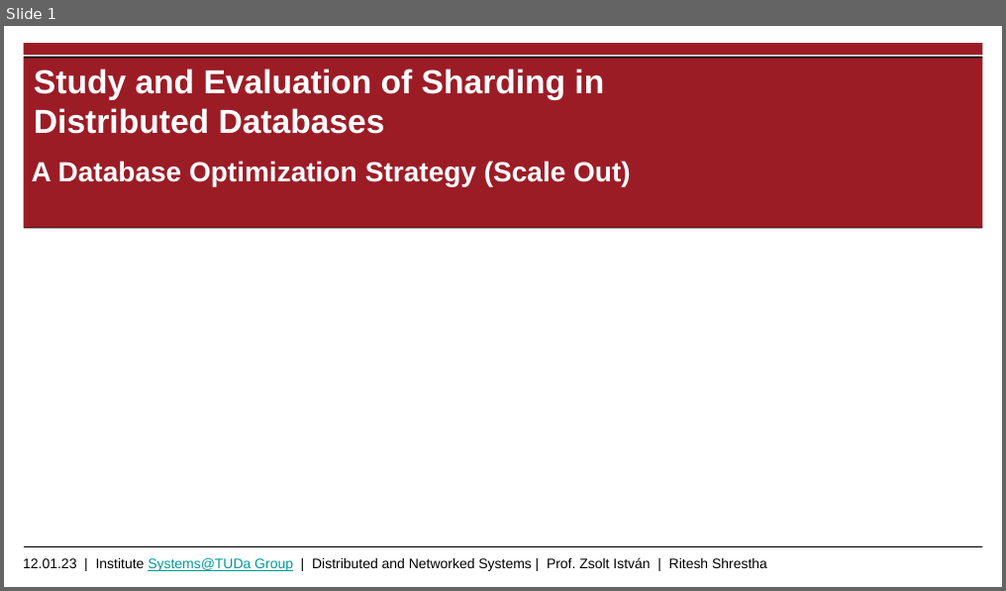
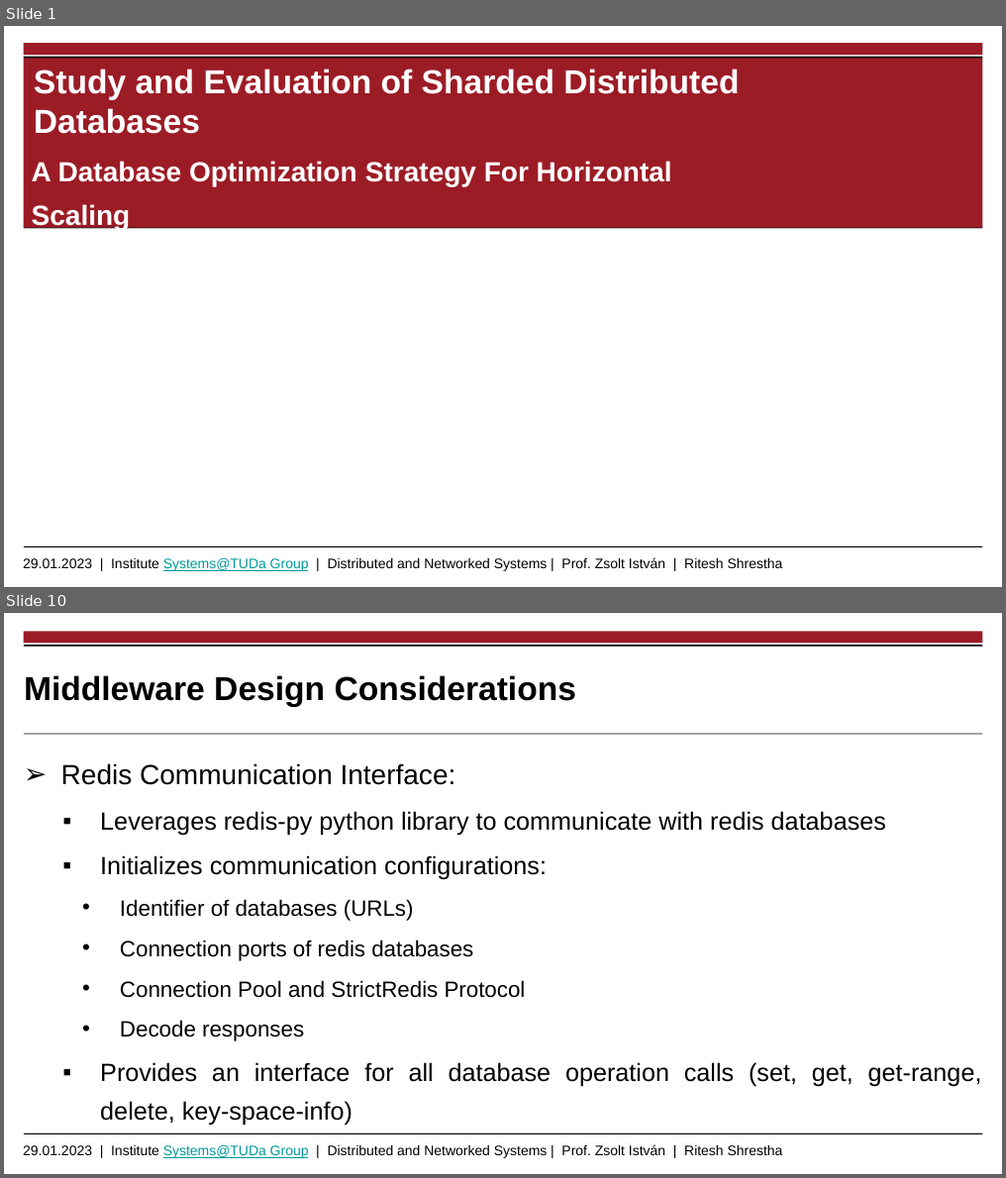
Before and after one commit to riteshCodes/sharded-distributed-databases, a slide deck: Documentation/Thesis_Presentation_Shrestha_Ritesh.pptx. Shown one above the other, each under a label of ours: slide 1 before the commit, slides 1 and 10 after it; the slides between them are not shown. The pictures are 1006x591 and 1006x1178 pixels, drawn with LibreOffice and Linux fonts; fonts in the diff are those of the drawing; background and template pictures are left out. Boxes give left, top, right and bottom in pixels: in the first picture for what was removed or moved away, otherwise in the second. Text is boxed around its words. In the diff, an @@ line names an element or a change of style, - is before the commit and + after.

Commit message:
Add documentation slides for design considerations

```diff
--- a/Documentation/Thesis_Presentation_Shrestha_Ritesh.pptx
+++ b/Documentation/Thesis_Presentation_Shrestha_Ritesh.pptx
@@ slide 10 added at [4,613,1002,1174], background #FFFFFF; not listed: 2 template elements that a slide beside it also shows @@
@@ rectangle added at [24,631,983,643], fill #9C1C26 @@
@@ line added from (24, 645) to (983, 645), #000000 1.2 pt @@
@@ title added at [24,675,576,707], 24 pt, text #000000, bold @@
+Middleware Design Considerations
@@ line added from (24, 734) to (983, 734), #000000 0.6 pt @@
@@ text added at [61,763,982,1126], 18 pt, text #000000 @@
+➢ Redis Communication Interface:
+    ▪ Leverages redis-py python library to communicate with redis databases
+    ▪ Initializes communication configurations:
+      • Identifier of databases (URLs)
+      • Connection ports of redis databases
+      • Connection Pool and StrictRedis Protocol
+      • Decode responses
+    ▪ Provides an interface for all database operation calls (set, get, get-range, delete, key-space-info)
@@ slide 1 changed as well @@
@@ title at [34,69,739,134]: text changed @@
-Study and Evaluation of Sharding in Distributed Databases
+Study and Evaluation of Sharded Distributed Databases
@@ subtitle at [32,161,672,230]: text changed @@
-A Database Optimization Strategy (Scale Out)
+A Database Optimization Strategy For Horizontal Scaling
@@ text at [23,558,783,571]: text changed @@
-12.01.23 | Institute Systems@TUDa Group | Distributed and Networked Systems | Prof. Zsolt István | Ritesh Shrestha
+29.01.2023 | Institute Systems@TUDa Group | Distributed and Networked Systems | Prof. Zsolt István | Ritesh Shrestha
```
Also in this commit, not shown: 1 other slide changed, 22 other slides added, 4 slides removed, 1 other file.
